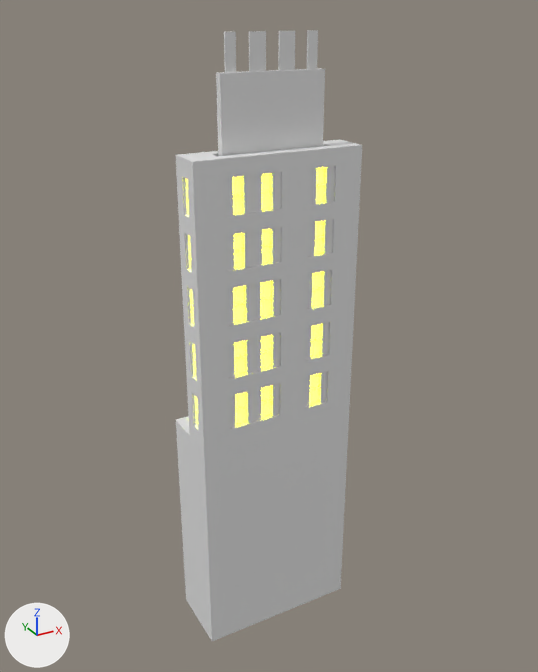
An edit to the FBX model Assets/Models/schawrzkopf_HQ.fbx, drawn before and after from the same camera.
Before and after are seen from a camera (50 mm lens) standing at (-541.0, -1004.0, 1052.0) and looking at (13.0, 3.0, 548.0). The lights are fixed; the arrows at lower left show +X, +Y and +Z. Where no turn or scale is listed for an object, it has been applied to the vertices.
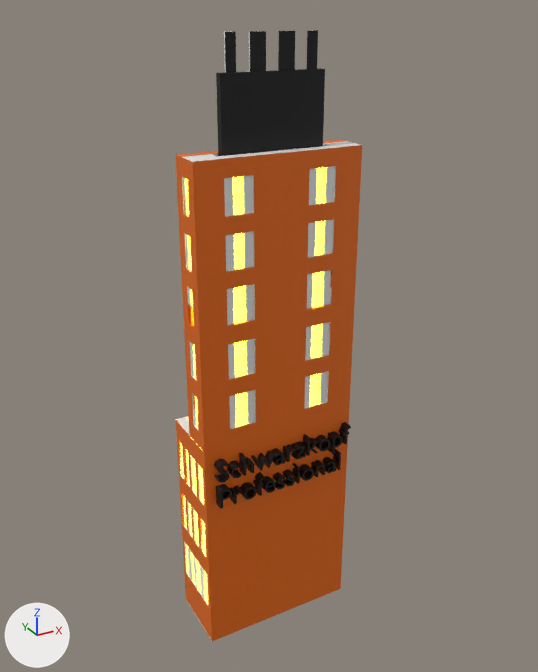
Where the change shows, as pixel boxes [x1, y1, x2, y2] in the pictures (538 x 672 px):
'Text', added
    after: [214, 422, 351, 509]
part 1 of me_cube, built on
    before: [176, 172, 281, 640]
    after: [176, 172, 349, 641]
part 2 of me_cube, recoloured (grey to brown)
    both: [176, 140, 362, 453]
part 3 of me_cube, recoloured (grey to black)
    both: [216, 30, 325, 156]

The change in detail:
Material 'Material.003' (mat_material_003) is new.
Its base color is (0.8, 0.143, 0.0) (orange #e76a00).
Material 'Material.004' (mat_material_004) is new.
Its base color is (0.0, 0.0, 0.0) (black #000000).
Material 'Material.002' (mat_material_002) is new.
Its base color is (0.0, 0.0, 0.0) (black #000000).
me_cube is used by ob_cube; location (0.0, 0.0, 0.0).
me_cube had 1256 vertices, 1225 faces and spanned x -140.0..140.0, y -60.0..60.0, z -1.0..1024.0.
me_cube now has 3498 vertices, 3402 faces and spans x -140.0..140.0, y -60.0..60.0, z -1.0..1024.0.
me_cube part 1: 92 vertices moved from x -137.0..-131.0, y -40.0..-20.0, z 431.0..835.0 to x -138.0..-133.0, y -40.0..-20.0, z 431.0..835.0; 108 vertices removed from x -140.0..140.0, y -57.0..60.0, z 101.0..835.0; 2350 vertices added at x -140.0..140.0, y -60.0..60.0, z -1.0..835.0.
me_cube part 2: 258 faces spanning x -140.0..140.0, y -60.0..0.0, z 401.0..862.0 switch from mat_material (white #e7e7e7) to mat_material_003 (orange #e76a00).
me_cube part 3: 36 faces spanning x -84.0..84.0, y -36.0..-24.0, z 701.0..1024.0 switch from mat_material (white #e7e7e7) to mat_material_004 (black #000000).
Mesh me_text is new.
It has 3576 vertices, 5296 faces and spans x 2.0..259.0, y -14.0..14.0, z -50.0..35.0.
It uses material mat_material_002 (black #000000).
Object 'Text' (ob_text) is new; it shows me_text.
Its location is (-126.0, -63.0, 347.0).
